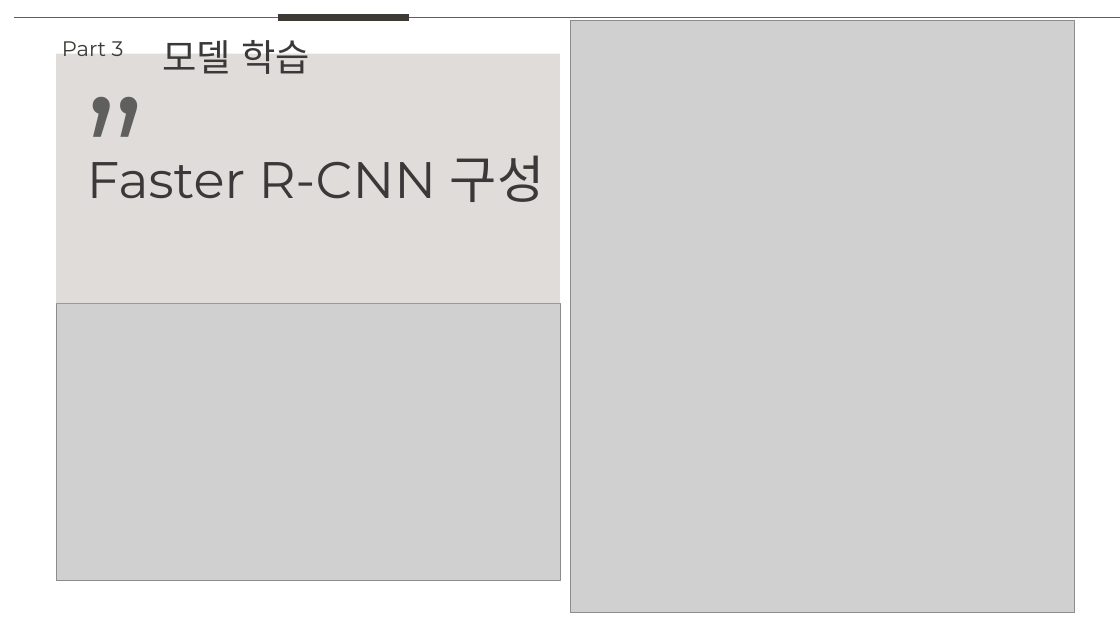
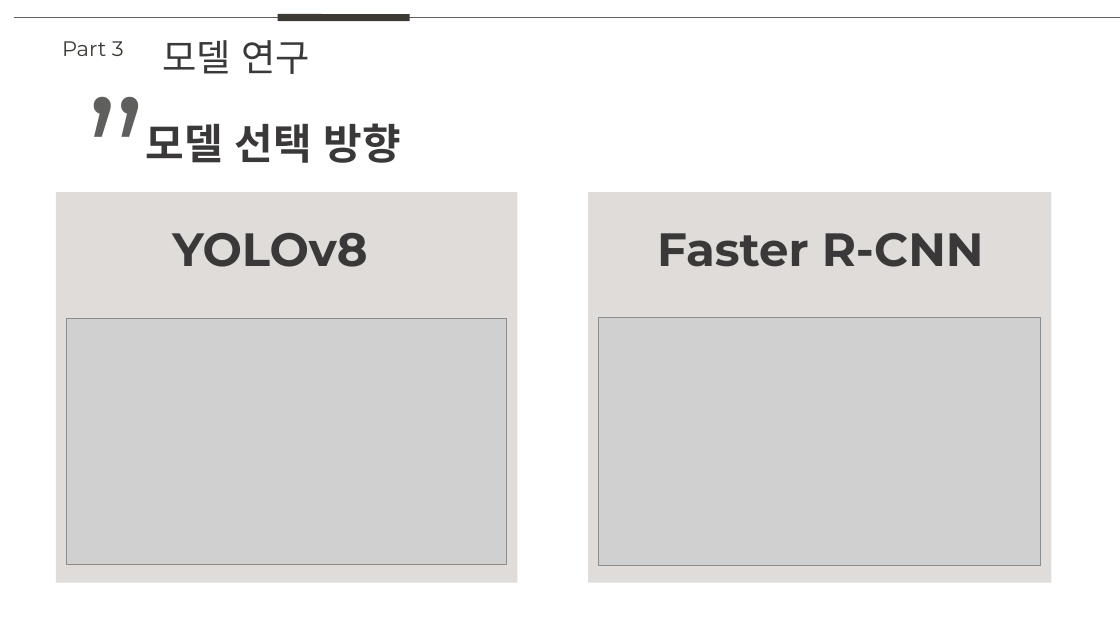
Before and after one commit to NararaDak/EntryPrj, a slide deck: slide 1 of files/model_study.pptx (slide 2 before the commit). Drawn at 1120x630 pixels with LibreOffice and Linux fonts; fonts in the diff are those of the drawing; grey boxes stand for pictures. Boxes give left, top, right and bottom in pixels: in the first picture for what was removed or moved away, otherwise in the second. Text is boxed around its words. In the diff, an @@ line names an element or a change of style, - is before the commit and + after.

```diff
--- a/files/model_study.pptx
+++ b/files/model_study.pptx
@@ picture removed at [571,20,1075,613] @@
@@ text at [162,40,311,74]: text changed @@
-모델 학습
+모델 연구
@@ text added at [146,123,401,163], 36 pt, text #3A3838, bold @@
+모델 선택 방향
@@ rectangle: place and size @@
-rectangle at [56,54,560,304]
+rectangle at [56,192,518,583]
@@ rectangle added at [588,192,1052,583], fill #BEB7B1 at 48% opacity @@
@@ text added at [172,233,367,267], 40 pt, text #3A3838, bold @@
+YOLOv8
@@ text at [657,233,984,267]: text changed; size 44 to 40 pt; bold on @@
-Faster R-CNN 구성
+Faster R-CNN
@@ picture: place and size @@
-picture at [56,304,560,581]
+picture at [66,318,507,565]
@@ picture added at [599,318,1041,565] @@
```
Also in this commit, not shown: 3 slides added, 1 slide removed.
